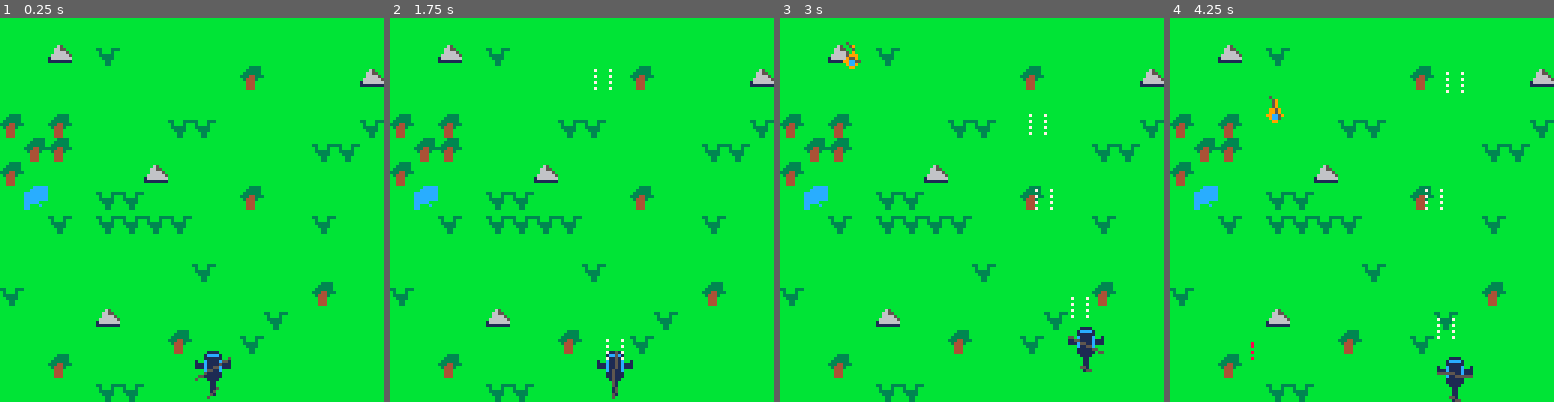
Above: before the commit, frames 1-4 (left to right).
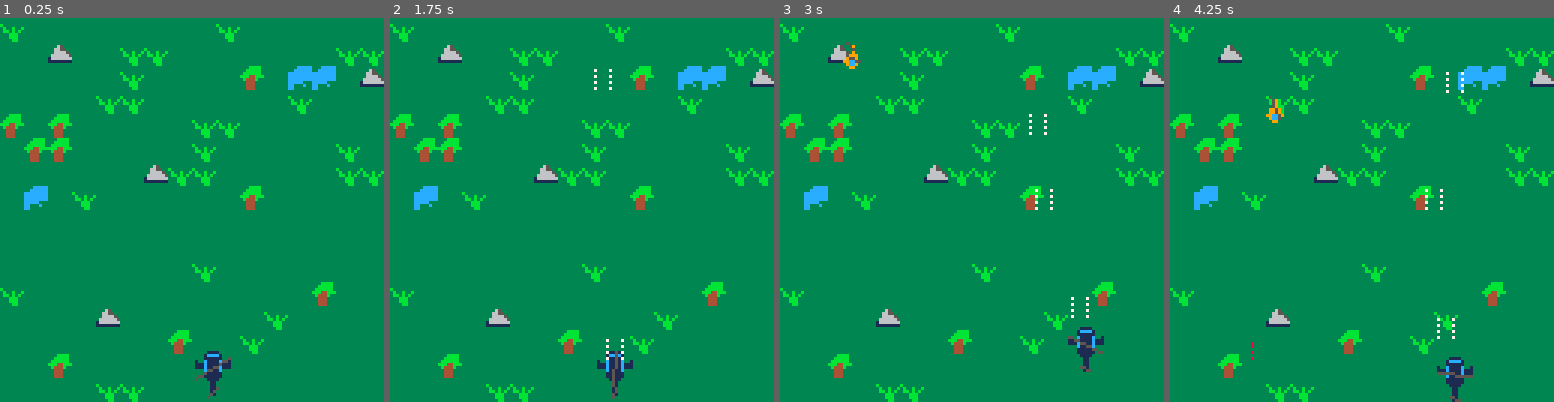
Above: after the commit, the same moments.

Repository: zeenix/pico-8
Game: PICO-8 cartridge airwolf/airwolf.p8
Two runs of this game, one before a commit and one after it. Both use one fixed random seed, a clock stepped at 60 frames per second and the inputs below.
Inputs:
- Up to frame 1 (0.25 s): no input
- Up to frame 2 (1.75 s): tap X (X key) at 0.33, 1.07 s; tap O (Z key) at 0.7, 1.7 s; hold Right from 1.6 s (still down)
- Up to frame 3 (3 s): tap X (X key) at 1.85, 2.97 s; release Right at 2.1 s; tap O (Z key) at 2.1, 2.5, 2.9 s; hold Up 2.15-2.42 s; hold Right from 2.47 s (still down)
- Up to frame 4 (4.25 s): release Right at 3.03 s; hold Left 3.08-3.58 s; tap O (Z key) at 3.3, 3.7, 4.1 s; hold Down 3.63-3.97 s; hold Right from 4.02 s (still down); tap X (X key) at 4.08 s

The runs differ from the first frame. In frame 1, 94% of the frame differs, in the area x 0-100%, y 0-100%; in frame 2, 94%; in frame 3, 93%; in frame 4, 93%.

Commit message:
Less bright map

Diff:
--- a/airwolf/airwolf.p8
+++ b/airwolf/airwolf.p8
@@ -12,14 +12,14 @@
 #include main.lua
 
 __gfx__
-00000000000000111100000000000000000000000000000000000000bbbbbbbbbbbbbbbbbbb3333bbbbcccccbbbbbbbb00000000000000000000000000000000
-00000000000001cccc10000000000000000000000000000000000000bbb65bbbbbbbbbbbbb33333bbbccccccbbbbbbbb00000000000000000000000000000000
-00000000000001111110000000000000000000000000000000000000bb6655bbbbbbbbbbb333333bcccccccc33bbb33300000000000000000000000000000000
-0000000000100c1111c0010000000000000000000000000000000000bb66665bbbbbbbbb33344333ccccccccb3bbb3bb00000000000000000000000000000000
-0000000000111c1111c1110000000000000000000000000000000000b6666665bbbbbbbbb34443bbccccccccb33333bb00000000000000000000000000000000
-0000000000111c1111c111000000000000000000000000000000000016666666bbbbbbbbbb444bbbcccccbbbbb3333bb00000000000000000000000000000000
-0000000000000c1111c000000000000000000000000000000000000011111111bbbbbbbbbb444bbbccbbbcbbbbb33bbb00000000000000000000000000000000
-00000000000001111110000000000000000000000000000000000000bbbbbbbbbbbbbbbbbb444bbbccbbbbbbbbb33bbb00000000000000000000000000000000
+000000000000001111000000000000000000000000000000000000003333333333333333333bbbb3333ccccc3333333300000000000000000000000000000000
+00000000000001cccc10000000000000000000000000000000000000333653333333333333bbbbb333cccccc3333333300000000000000000000000000000000
+0000000000000111111000000000000000000000000000000000000033665533333333333bbbbbb3ccccccccb333333300000000000000000000000000000000
+0000000000100c1111c00100000000000000000000000000000000003366665333333333bbb44bbbcccccccc3b33b33b00000000000000000000000000000000
+0000000000111c1111c111000000000000000000000000000000000036666665333333333b444b33cccccccc3bb3b3b300000000000000000000000000000000
+0000000000111c1111c1110000000000000000000000000000000000166666663333333333444333ccccc333333bbb3300000000000000000000000000000000
+0000000000000c1111c0000000000000000000000000000000000000111111113333333333444333cc333c33333bbb3300000000000000000000000000000000
+00000000000001111110000000000000000000000000000000000000333333333333333333444333cc3333333333bb3300000000000000000000000000000000
 00000000000001111110000000000000000000000000000000000000000000000000000000000000000000000000000000000000000000000000000000000000
 00000000000000111100000000000000000000000000000000000000000000000000000000000000000000000000000000000000000000000000000000000000
 00000000000000011000000000000000000000000000000000000000000000000000000000000000000000000000000000000000000000000000000000000000
@@ -55,15 +55,15 @@
 0000000000000000000000000000000000000000000000000000000000000000008000000000000000000000000000008080000000000000000000000000000000000000000000000000000000000000000000000000000000000000000000000000000000000000000000000000000000000000000000000000000000000000
 0000000000000000000000000000000000000000000000000000000000000000000000000000000000000000000000000000000000000000000000000000000000000000000000000000000000000000000000000000000000000000000000000000000000000000000000000000000000000000000000000000000000000000
 __map__
-0808080808080808080808080808080808000000000000000000000000000000000000000000000000000000000000000000000000000000000000000000000000000000000000000000000000000000000000000000000000000000000000000000000000000000000000000000000000000000000000000000000000000000
-080807080b080808080808080808080808000000000000000000000000000000000000000000000000000000000000000000000000000000000000000000000000000000000000000000000000000000000000000000000000000000000000000000000000000000000000000000000000000000000000000000000000000000
-0808080808080808080809080808080708000000000000000000000000000000000000000000000000000000000000000000000000000000000000000000000000000000000000000000000000000000000000000000000000000000000000000000000000000000000000000000000000000000000000000000000000000000
-0808080808080808080808080808080808000000000000000000000000000000000000000000000000000000000000000000000000000000000000000000000000000000000000000000000000000000000000000000000000000000000000000000000000000000000000000000000000000000000000000000000000000000
-090809080808080b0b0808080808080b08000000000000000000000000000000000000000000000000000000000000000000000000000000000000000000000000000000000000000000000000000000000000000000000000000000000000000000000000000000000000000000000000000000000000000000000000000000
-080909080808080808080808080b0b0808000000000000000000000000000000000000000000000000000000000000000000000000000000000000000000000000000000000000000000000000000000000000000000000000000000000000000000000000000000000000000000000000000000000000000000000000000000
-0908080808080708080808080808080808000000000000000000000000000000000000000000000000000000000000000000000000000000000000000000000000000000000000000000000000000000000000000000000000000000000000000000000000000000000000000000000000000000000000000000000000000000
-080a08080b0b0808080809080808080808000000000000000000000000000000000000000000000000000000000000000000000000000000000000000000000000000000000000000000000000000000000000000000000000000000000000000000000000000000000000000000000000000000000000000000000000000000
-08080b080b0b0b0b08080808080b08080a000000000000000000000000000000000000000000000000000000000000000000000000000000000000000000000000000000000000000000000000000000000000000000000000000000000000000000000000000000000000000000000000000000000000000000000000000000
+0b08080808080808080b08080808080808000000000000000000000000000000000000000000000000000000000000000000000000000000000000000000000000000000000000000000000000000000000000000000000000000000000000000000000000000000000000000000000000000000000000000000000000000000
+08080708080b0b080808080808080b0b08000000000000000000000000000000000000000000000000000000000000000000000000000000000000000000000000000000000000000000000000000000000000000000000000000000000000000000000000000000000000000000000000000000000000000000000000000000
+08080808080b0808080809080a0a080708000000000000000000000000000000000000000000000000000000000000000000000000000000000000000000000000000000000000000000000000000000000000000000000000000000000000000000000000000000000000000000000000000000000000000000000000000000
+080808080b0b0808080808080b08080808000000000000000000000000000000000000000000000000000000000000000000000000000000000000000000000000000000000000000000000000000000000000000000000000000000000000000000000000000000000000000000000000000000000000000000000000000000
+09080908080808080b0b08080808080808000000000000000000000000000000000000000000000000000000000000000000000000000000000000000000000000000000000000000000000000000000000000000000000000000000000000000000000000000000000000000000000000000000000000000000000000000000
+08090908080808080b08080808080b0808000000000000000000000000000000000000000000000000000000000000000000000000000000000000000000000000000000000000000000000000000000000000000000000000000000000000000000000000000000000000000000000000000000000000000000000000000000
+080808080808070b0b08080808080b0b08000000000000000000000000000000000000000000000000000000000000000000000000000000000000000000000000000000000000000000000000000000000000000000000000000000000000000000000000000000000000000000000000000000000000000000000000000000
+080a080b08080808080809080808080808000000000000000000000000000000000000000000000000000000000000000000000000000000000000000000000000000000000000000000000000000000000000000000000000000000000000000000000000000000000000000000000000000000000000000000000000000000
+080808080808080808080808080808080a000000000000000000000000000000000000000000000000000000000000000000000000000000000000000000000000000000000000000000000000000000000000000000000000000000000000000000000000000000000000000000000000000000000000000000000000000000
 0808080808080808080808080808080808000000000000000000000000000000000000000000000000000000000000000000000000000000000000000000000000000000000000000000000000000000000000000000000000000000000000000000000000000000000000000000000000000000000000000000000000000000
 08080808080808080b0808080808080808000000000000000000000000000000000000000000000000000000000000000000000000000000000000000000000000000000000000000000000000000000000000000000000000000000000000000000000000000000000000000000000000000000000000000000000000000000
 0b08080808080808080808080809080808000000000000000000000000000000000000000000000000000000000000000000000000000000000000000000000000000000000000000000000000000000000000000000000000000000000000000000000000000000000000000000000000000000000000000000000000000000
